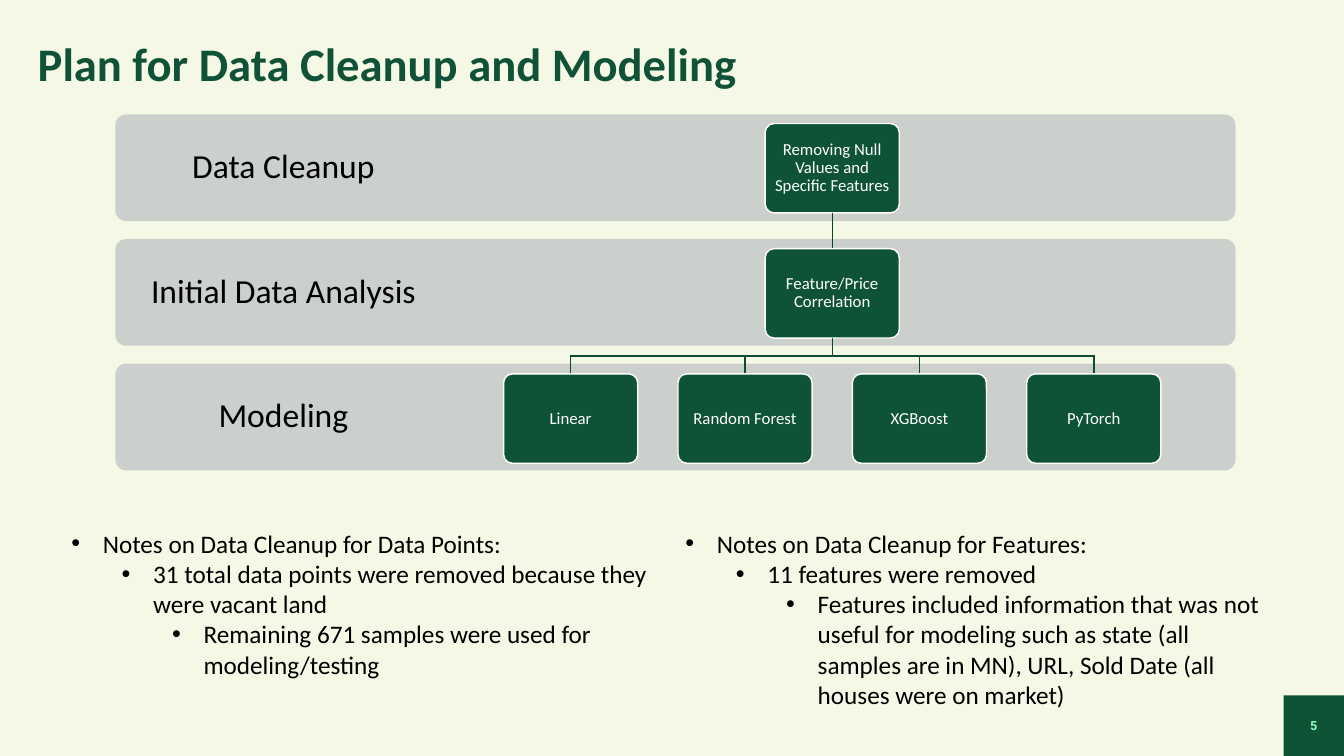
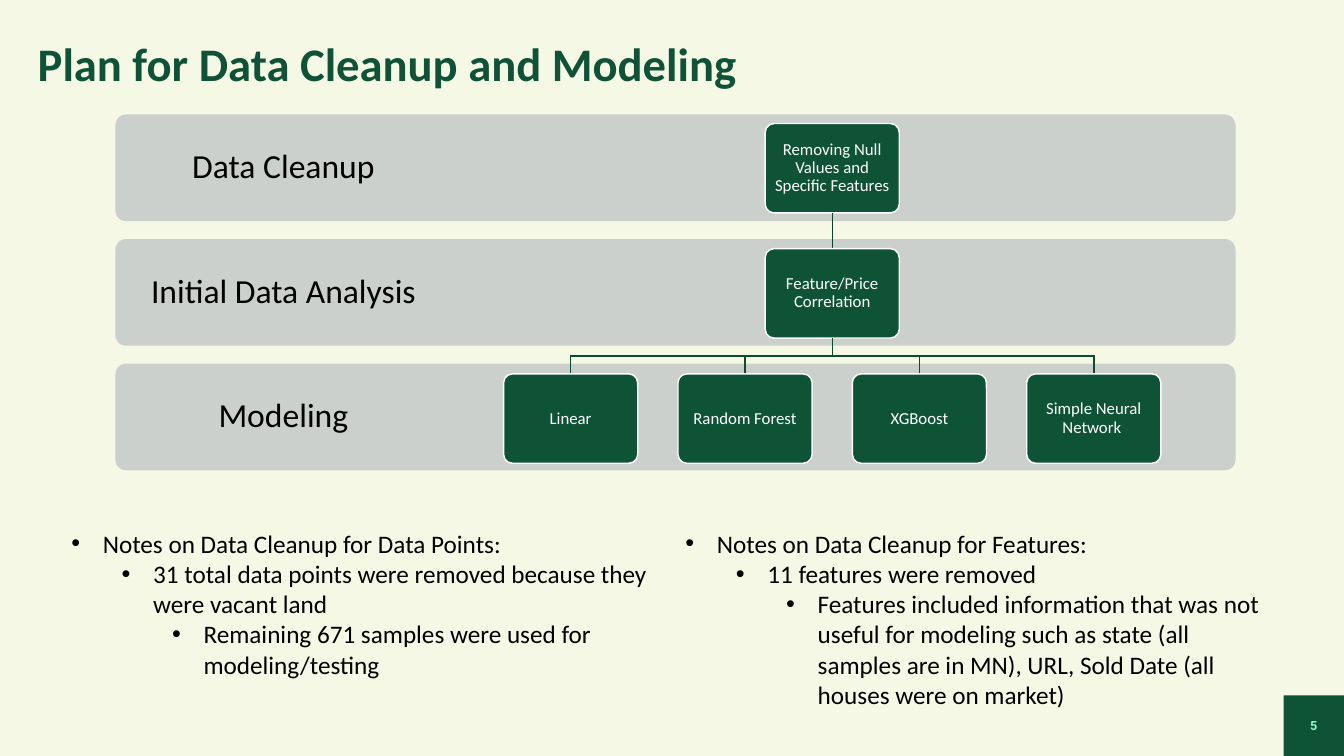
Before and after one commit to benpeters252/Projects, a slide deck: slide 5 of Springboard/Capstone MN Housing Cost/MN Housing.pptx. Drawn at 1344x756 pixels with LibreOffice and Linux fonts; fonts in the diff are those of the drawing. Boxes give left, top, right and bottom in pixels: in the first picture for what was removed or moved away, otherwise in the second. Text is boxed around its words. In the diff, an @@ line names an element or a change of style, - is before the commit and + after.

```diff
--- a/Springboard/Capstone MN Housing Cost/MN Housing.pptx
+++ b/Springboard/Capstone MN Housing Cost/MN Housing.pptx
@@ text at [1046,402,1141,433]: text changed @@
-PyTorch
+Simple Neural Network
```
Also in this commit, not shown: 7 other slides changed, 2 other files.
